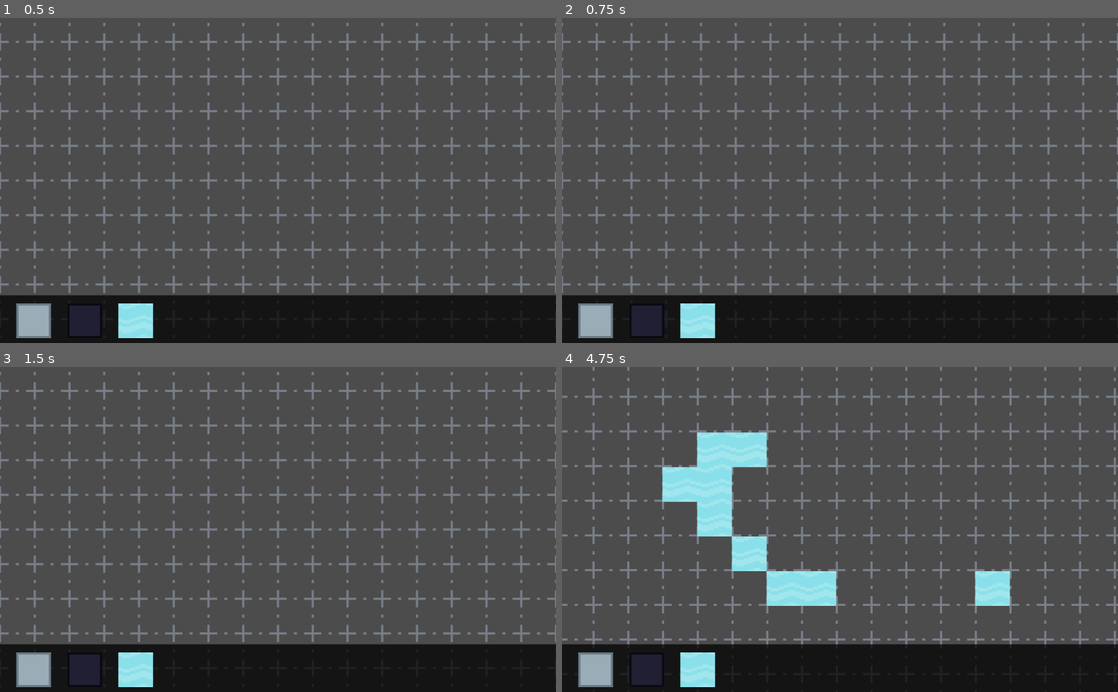
Above: before the commit, frames 1-4 (two rows, left to right).
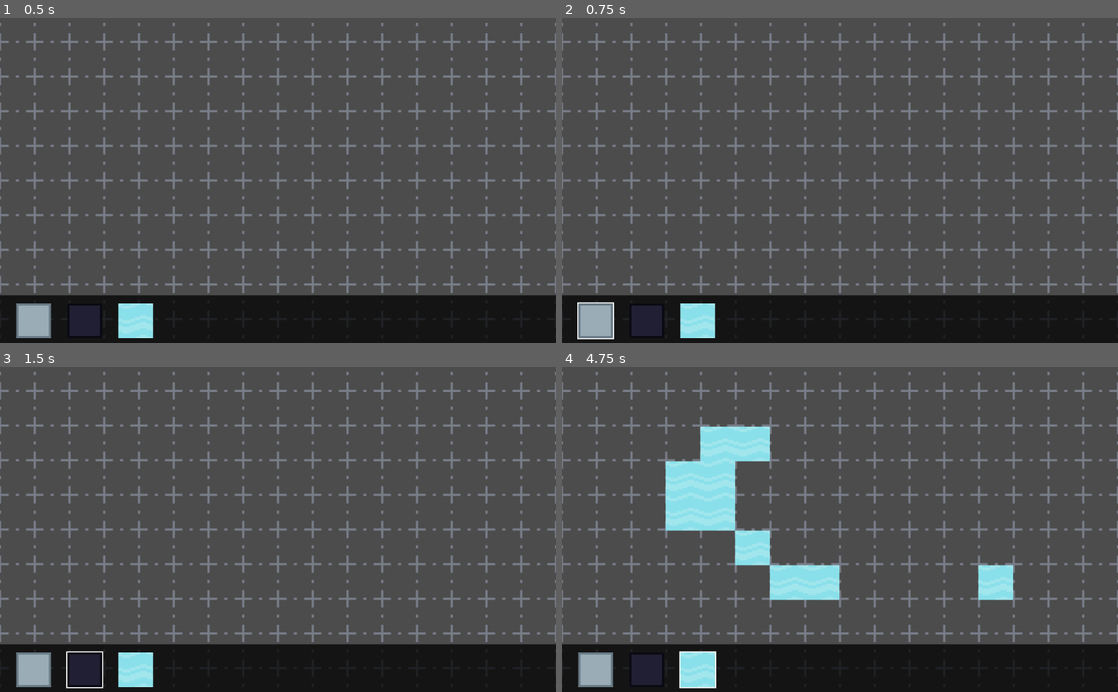
Above: after the commit, the same moments.

Repository: Greaby/godot-chips-challenge
Game: Godot game, scene res://level_editor/level_editor.tscn
Same seed, same stepped clock (60 frames per second), same inputs: the game is played once before the commit and once after it. This scene is started directly instead of the project's main scene.
Inputs (mouse positions are in pixels of both pictures, inside the frame that each line leads up to):
- Up to frame 1 (0.5 s): no input
- Up to frame 2 (0.75 s): tap Enter (ui_accept) at 0.5 s; drag from (595, 326) to (895, 109) at 0.52 s
- Up to frame 3 (1.5 s): tap Enter (ui_accept) at 1.25 s; drag from (83, 675) to (250, 594) at 1.27 s
- Up to frame 4 (4.75 s): tap Enter (ui_accept) at 2, 2.75, 3.5, 3.77, 4.25 s; move the mouse to (695, 675) at 2.02 s; hold D (move_right) 2.03-2.75 s; hold Middle mouse button (ui_drag) 2.03-2.75 s; click (695, 675) at 2.3 s; drag from (812, 594) to (673, 480) at 2.77 s; move the mouse to (1006, 578) at 3.52 s; hold A (move_left) 3.53-4.25 s; hold Middle mouse button (ui_drag) 3.53-4.25 s; click (1006, 578) at 3.8 s; drag from (673, 480) to (756, 448) at 4.27 s

Frame 1 is identical in both runs. In frame 2, 0.1% of the frame differs, in the area x 2-10%, y 87-99%; in frame 3, 0.1%; in frame 4, 13%, in the area x 0-100%, y 0-99%.

Commit message:
add camera smoothing and item focus

Diff:
--- a/level_editor/level_editor.gd
+++ b/level_editor/level_editor.gd
@@ -37,6 +37,9 @@
 
 
 func handle_camera_move(delta: float) -> void:
+	if Input.is_action_just_pressed("ui_drag"):
+		drag_initial_position = get_global_mouse_position()
+
 	if Input.is_action_pressed("ui_drag"):
 		camera.position += drag_initial_position - get_global_mouse_position()
 		return
@@ -50,9 +53,6 @@
 
 func _unhandled_input(event: InputEvent) -> void:
 	handle_tilemap()
-
-	if Input.is_action_just_pressed("ui_drag"):
-		drag_initial_position = get_global_mouse_position()
 
 	var zoom = int(Input.is_action_pressed("ui_zoom_out")) - int(Input.is_action_pressed("ui_zoom_in"))
 	camera.zoom = Vector2.ONE * clamp(camera.zoom.x + zoom * CAMERA_ZOOM_SPEED, CAMERA_MIN_ZOOM, CAMERA_MAX_ZOOM)
@@ -69,8 +69,11 @@
 
 
 func _on_tile_item_gui_input(event: InputEvent, tile_item) -> void:
-	if not event is InputEventMouseButton:
+	if not event is InputEventMouseButton or not event.is_action_pressed("ui_place"):
 		return
 
-	if event.is_action_pressed("ui_place"):
-		selected_tile = tile_item.tile_id
+	for item in tile_list.get_children():
+		item.unselect()
+
+	selected_tile = tile_item.tile_id
+	tile_item.select()
--- a/level_editor/level_editor.tscn
+++ b/level_editor/level_editor.tscn
@@ -9,6 +9,8 @@
 
 [node name="Camera2D" type="Camera2D" parent="."]
 current = true
+smoothing_enabled = true
+smoothing_speed = 10.0
 
 [node name="Grid" type="Sprite" parent="."]
 texture = ExtResource( 1 )
--- a/level_editor/tile_item.gd
+++ b/level_editor/tile_item.gd
@@ -2,3 +2,14 @@
 
 
 var tile_id :int
+
+onready var focus = $Focus
+
+func _ready():
+	unselect()
+
+func select() -> void:
+	focus.show()
+
+func unselect() -> void:
+	focus.hide()
--- a/level_editor/tile_item.tscn
+++ b/level_editor/tile_item.tscn
@@ -1,7 +1,16 @@
-[gd_scene load_steps=2 format=2]
+[gd_scene load_steps=3 format=2]
 
 [ext_resource path="res://level_editor/tile_item.gd" type="Script" id=1]
+[ext_resource path="res://assets/floor.png" type="Texture" id=2]
 
 [node name="TileItem" type="TextureRect"]
 margin_bottom = 81.0
+texture = ExtResource( 2 )
 script = ExtResource( 1 )
+
+[node name="Focus" type="ColorRect" parent="."]
+show_behind_parent = true
+margin_left = -2.0
+margin_top = -2.0
+margin_right = 66.0
+margin_bottom = 66.0
